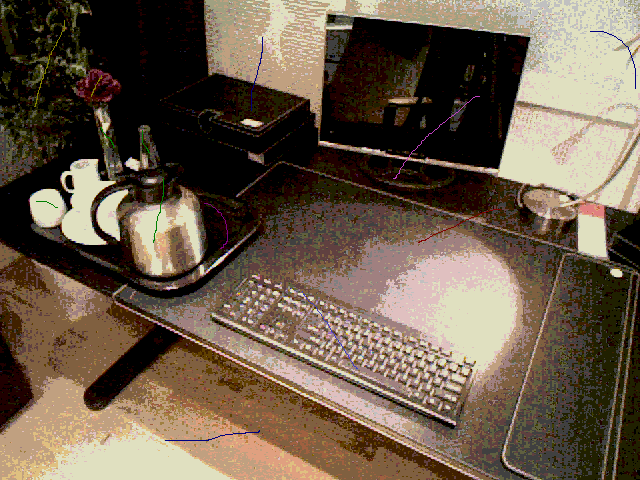
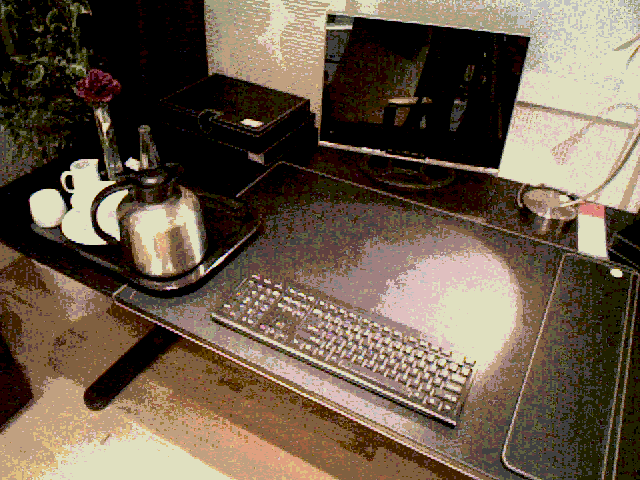
Layers edited between the first and the second (640, 480) image:
removed layer "Layer #1" over [34, 20, 636, 441]
